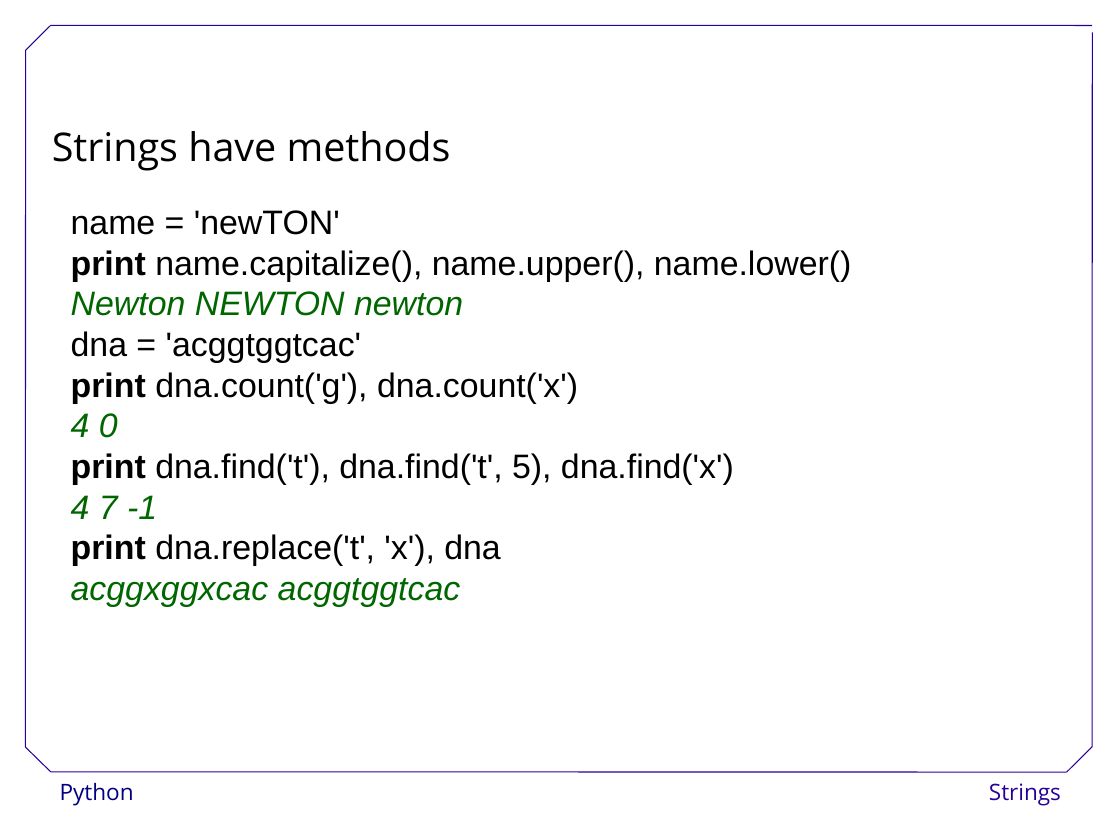
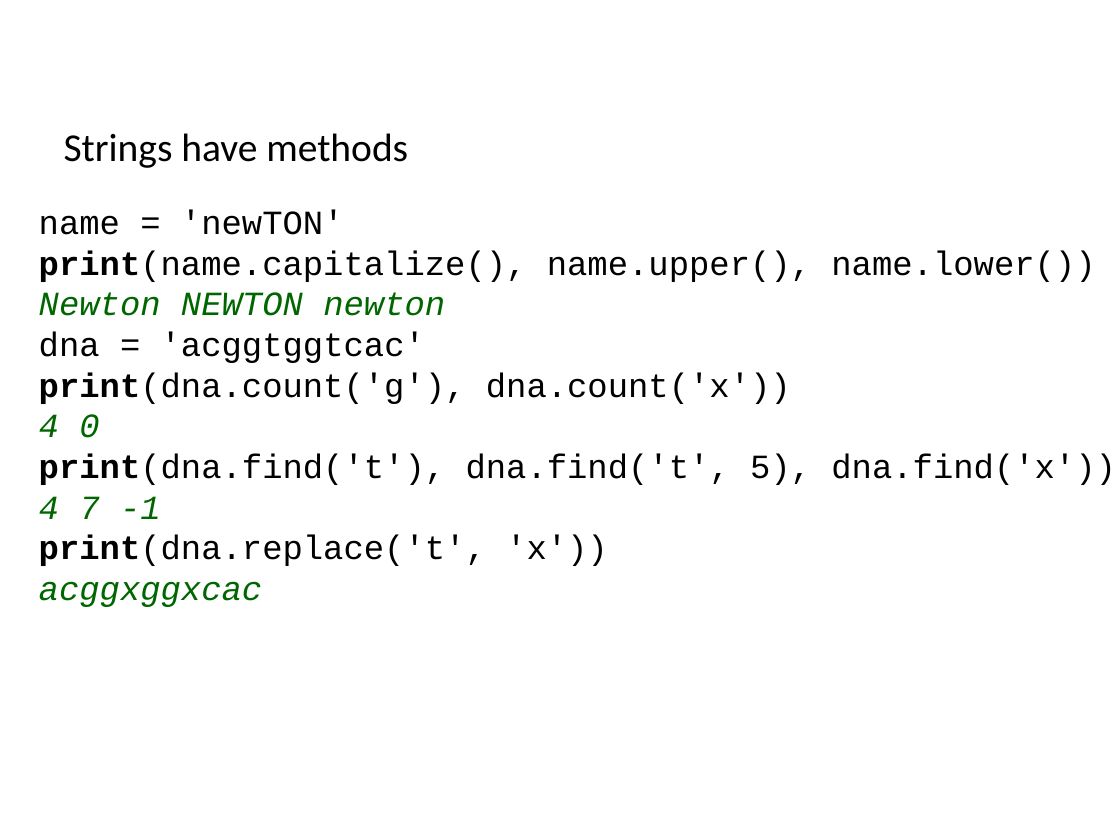
Before and after one commit to ncasuk/ncas-isc, a slide deck: slide 53 of python/presentations/learning_python/12_strings.ppt (slide 54 before the commit). Drawn at 1120x840 pixels with LibreOffice and Linux fonts; fonts in the diff are those of the drawing; background and template pictures are left out. Boxes give left, top, right and bottom in pixels: in the first picture for what was removed or moved away, otherwise in the second. Text is boxed around its words. In the diff, an @@ line names an element or a change of style, - is before the commit and + after.

Commit message:
Updated and checked learning_python12

```diff
--- a/python/presentations/learning_python/12_strings.ppt
+++ b/python/presentations/learning_python/12_strings.ppt
@@ text "Strings have methods" moved from (x1=52, y1=131, x2=451, y2=171) to (x1=64, y1=133, x2=408, y2=168) @@
@@ text "Strings have methods" at (x1=64, y1=133, x2=408, y2=168): font Open Sans to Calibri @@
@@ text "name = 'newTON'" moved from (x1=71, y1=210, x2=852, y2=607) to (x1=39, y1=209, x2=1116, y2=607) @@
@@ text at (x1=39, y1=209, x2=445, y2=519): font Arial to Courier New in "name = 'newTON'", "Newton NEWTON newton", "dna = 'acggtggtcac'", "4 0" and 1 more places @@
@@ text at (x1=39, y1=250, x2=1095, y2=282): text changed; font Arial to Courier New @@
-print name.capitalize(), name.upper(), name.lower()
+print(name.capitalize(), name.upper(), name.lower())
@@ text at (x1=39, y1=372, x2=791, y2=404): text changed; font Arial to Courier New @@
-print dna.count('g'), dna.count('x')
+print(dna.count('g'), dna.count('x'))
@@ text at (x1=39, y1=453, x2=1116, y2=485): text changed; font Arial to Courier New @@
-print dna.find('t'), dna.find('t', 5), dna.find('x')
+print(dna.find('t'), dna.find('t', 5), dna.find('x'))
@@ text at (x1=39, y1=535, x2=608, y2=607): text changed; font Arial to Courier New @@
-print dna.replace('t', 'x'), dna
-acggxggxcac acggtggtcac
+print(dna.replace('t', 'x'))
+acggxggxcac
@@ group removed at (x1=25, y1=25, x2=1093, y2=772): 7 lines @@
@@ text removed at (x1=60, y1=783, x2=134, y2=806) @@
-Python
@@ text removed at (x1=989, y1=783, x2=1061, y2=806) @@
-Strings
```
Also in this commit, not shown: 58 other slides changed, 1 slide added, 2 slides removed.
